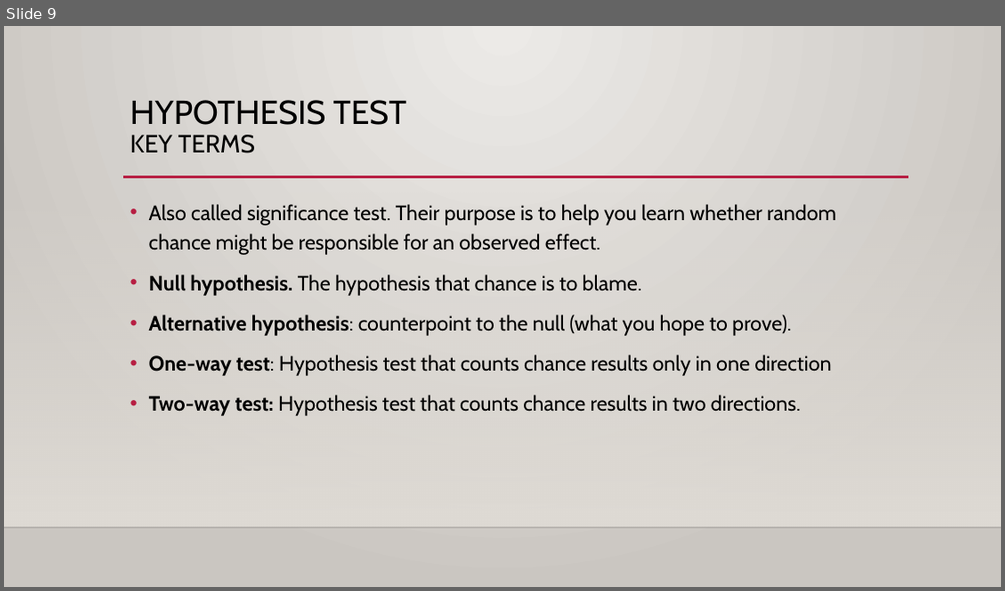
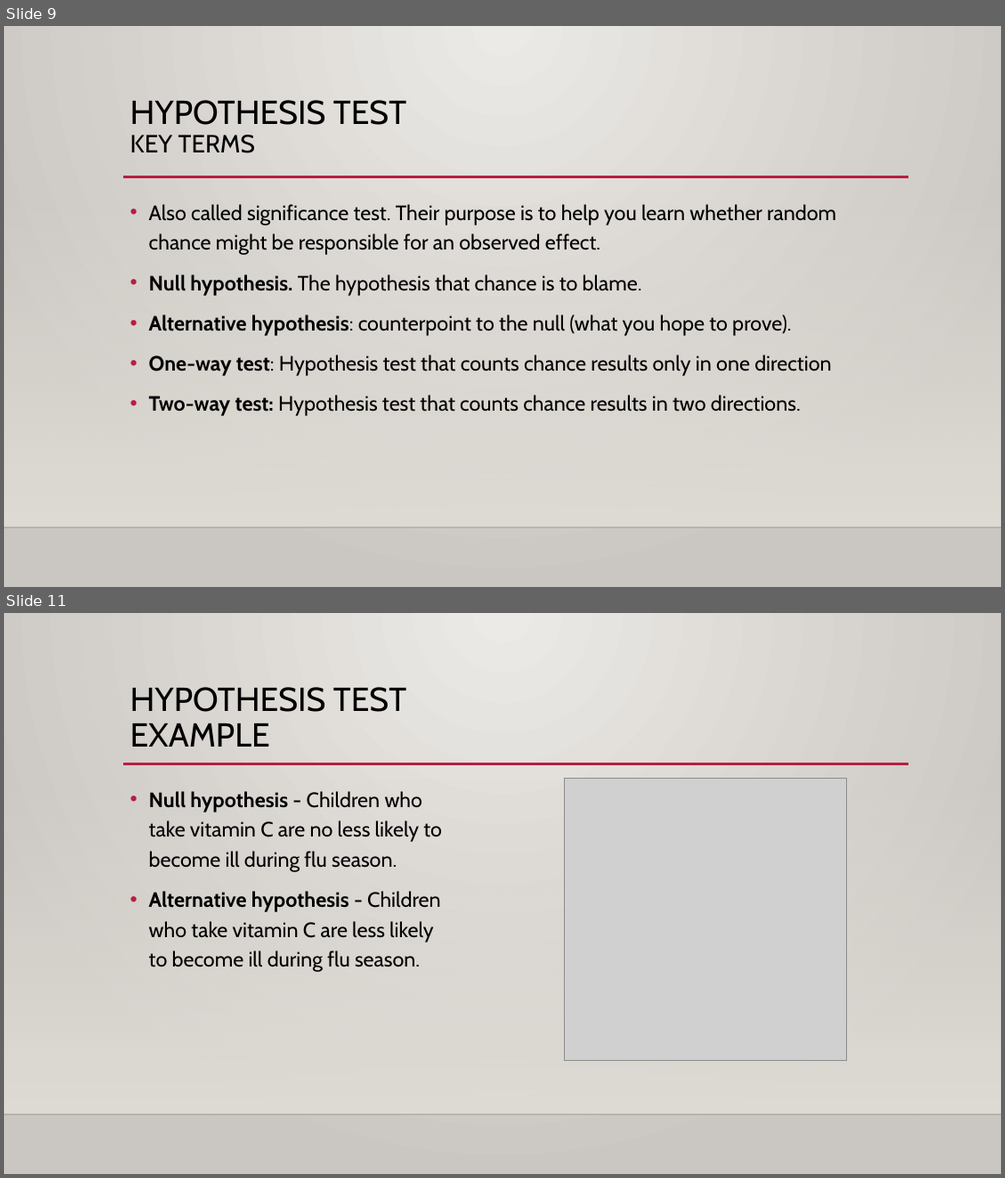
Before and after one commit to AdolfoCastilloC/StatisticsForDS, a slide deck: ppt/Practical Statistics for Data science_Chapter3.pptx. Shown one above the other, each under a label of ours: slide 9 before the commit, slides 9 and 11 after it; the slides between them are not shown. The pictures are 1005x591 and 1005x1178 pixels, drawn with LibreOffice and Linux fonts; fonts in the diff are those of the drawing; grey boxes stand for pictures; background and template pictures are left out. Boxes give left, top, right and bottom in pixels: in the first picture for what was removed or moved away, otherwise in the second. Text is boxed around its words. In the diff, an @@ line names an element or a change of style, - is before the commit and + after.

```diff
--- a/ppt/Practical Statistics for Data science_Chapter3.pptx
+++ b/ppt/Practical Statistics for Data science_Chapter3.pptx
@@ slide 11 added at box(4, 613, 1001, 1174), background gradient #ECEAE7 to #CAC7C1; not listed: 3 template elements that a slide beside it also shows @@
@@ title added at box(130, 687, 406, 747), 32 pt, text #000000 @@
+HYPOTHESIS TEST
+EXAMPLE
@@ text added at box(149, 791, 442, 972), 20 pt, text #000000 @@
+• Null hypothesis - Children who take vitamin C are no less likely to become ill during flu season.
+• Alternative hypothesis - Children who take vitamin C are less likely to become ill during flu season.
@@ picture added at box(564, 778, 846, 1060) @@
```
Also in this commit, not shown: 2 slides changed, 7 other slides added, 1 slide removed.
